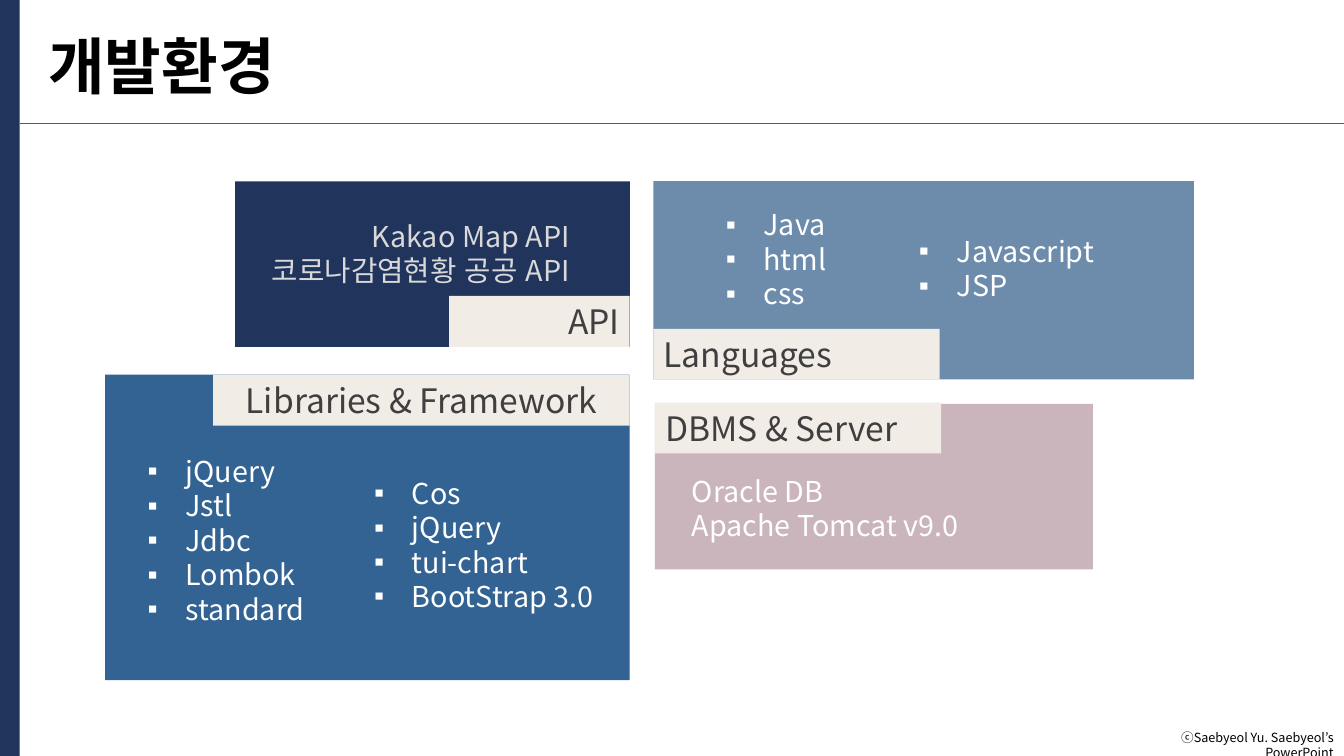
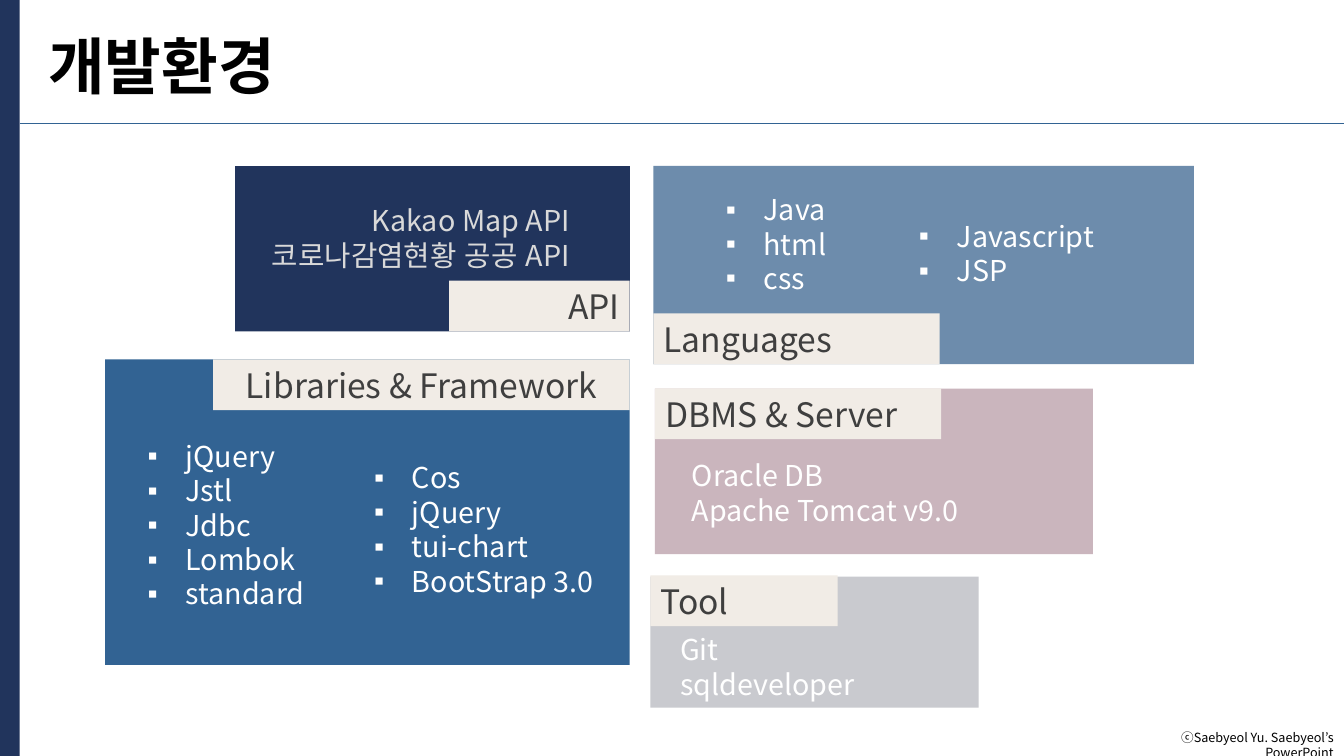
Before and after one commit to JunBeom11/KH_Semi, a slide deck: slide 10 of doc/in코로나_v4.0.pptx. Drawn at 1344x756 pixels with LibreOffice and Linux fonts; fonts in the diff are those of the drawing. Boxes give left, top, right and bottom in pixels: in the first picture for what was removed or moved away, otherwise in the second. Text is boxed around its words. In the diff, an @@ line names an element or a change of style, - is before the commit and + after.

Commit message:
개발환경 업데이트

```diff
--- a/doc/in코로나_v4.0.pptx
+++ b/doc/in코로나_v4.0.pptx
@@ 8 rectangles, 6 texts: place and size @@
-8 rectangles, 6 texts at [105,181,1194,681]
+8 rectangles, 6 texts at [105,166,1194,665]
@@ rectangle added at [650,577,979,708], fill #C9CACF @@
@@ rectangle added at [650,576,838,626], fill #F1ECE6, 24 pt, text #3F3F3F @@
+Tool
@@ text added at [680,638,854,701], 20.5 pt, text #FFFFFF @@
+Git
+sqldeveloper
```
